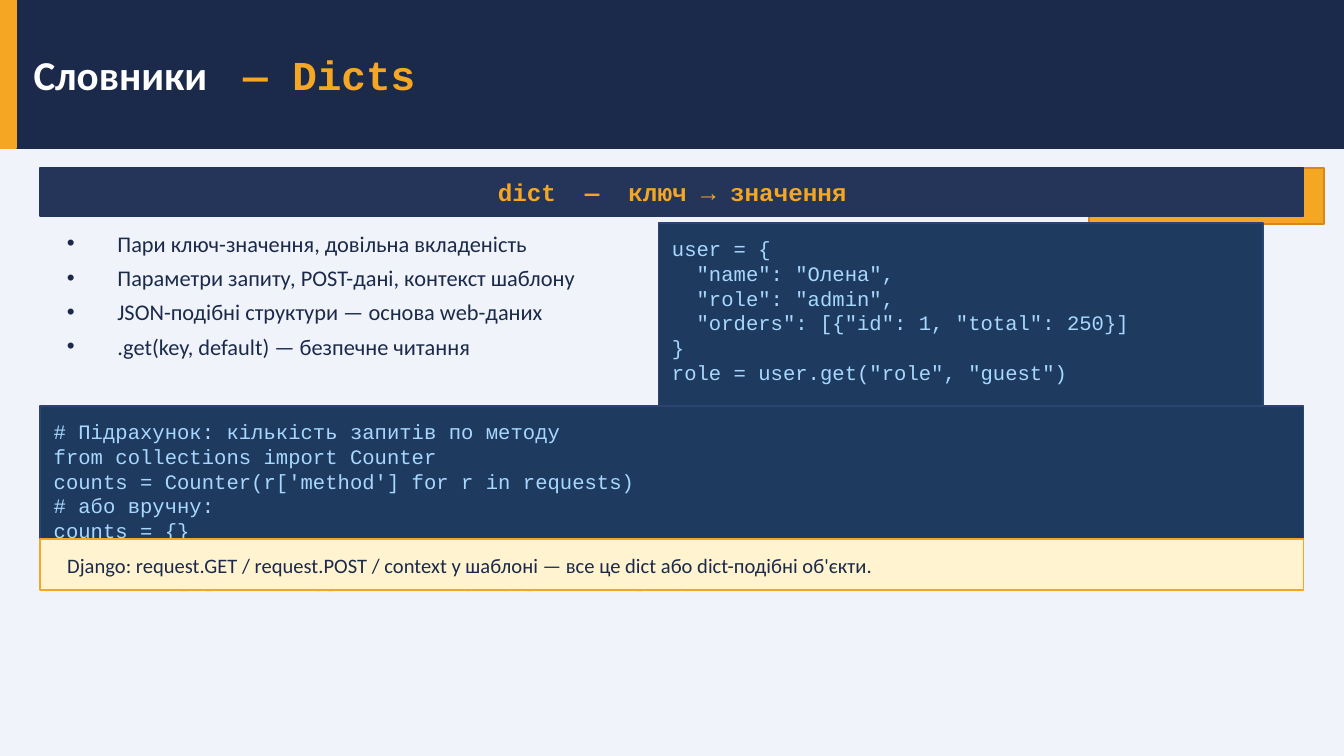
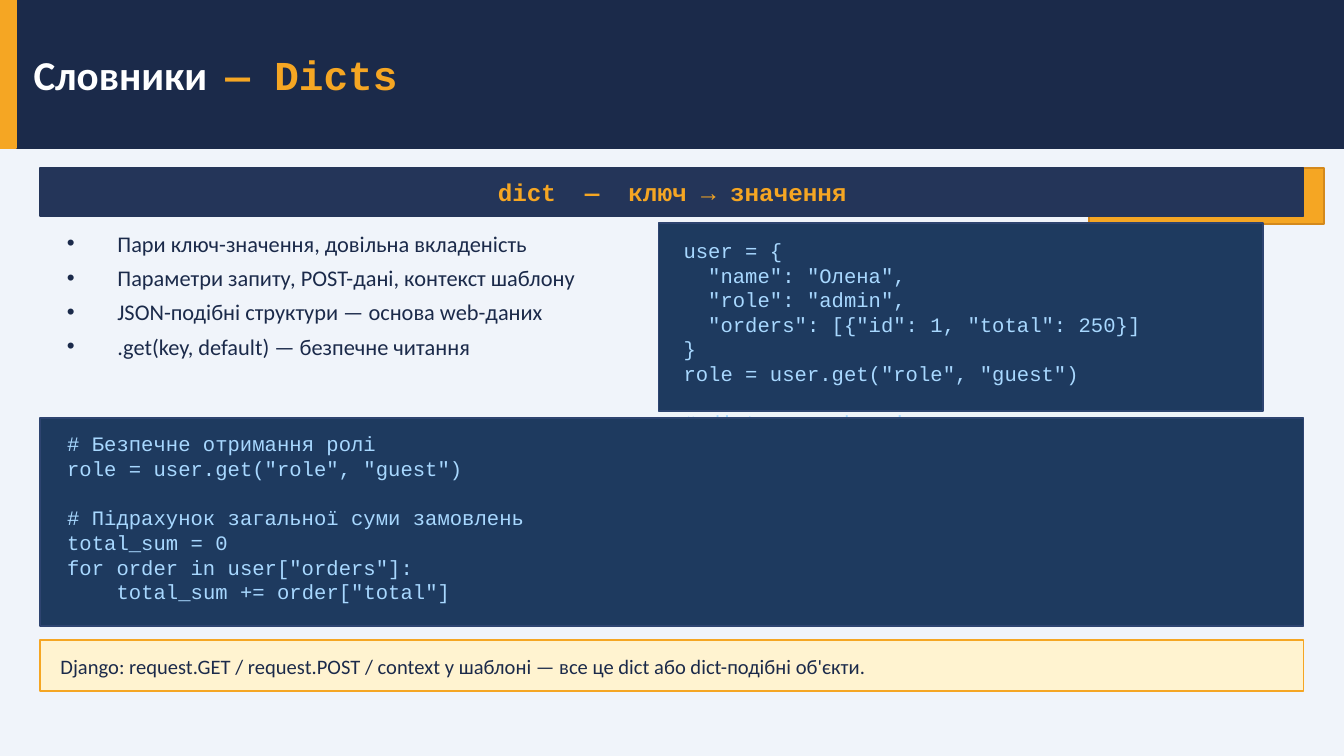
Before and after one commit to dmitriy-shtefan/python-web, a slide deck: slide 9 of заняття_1_python_core/презентація/python_для_web.pptx. Drawn at 1344x756 pixels with LibreOffice and Linux fonts; fonts in the diff are those of the drawing. Boxes give left, top, right and bottom in pixels: in the first picture for what was removed or moved away, otherwise in the second. Text is boxed around its words. In the diff, an @@ line names an element or a change of style, - is before the commit and + after.

```diff
--- a/заняття_1_python_core/презентація/python_для_web.pptx
+++ b/заняття_1_python_core/презентація/python_для_web.pptx
@@ text "Словники — Dicts" rewrapped from bbox=[34, 60, 415, 91] to bbox=[34, 60, 397, 91] @@
@@ text "user = {" rewrapped from bbox=[412, 245, 1129, 489] to bbox=[684, 247, 1141, 417] @@
@@ rectangle: place and size @@
-rectangle at bbox=[40, 406, 1304, 540]
+rectangle at bbox=[40, 418, 1304, 626]
@@ text at bbox=[67, 437, 524, 604]: text changed @@
-# Підрахунок: кількість запитів по методу
-from collections import Counter
-counts = Counter(r['method'] for r in requests)
-# або вручну:
-counts = {}
-for r in requests:
-counts[r['method']] = counts.get(r['method'], 0) + 1
+# Безпечне отримання ролі
+role = user.get("role", "guest")
+# Підрахунок загальної суми замовлень
+total_sum = 0
+for order in user["orders"]:
+total_sum += order["total"]
@@ rectangle: place and size @@
-rectangle at bbox=[40, 539, 1304, 590]
+rectangle at bbox=[40, 640, 1304, 691]
@@ text "Django: request.GET / request.POST / ...": place and size @@
-text "Django: request.GET / request.POST / ..." at bbox=[67, 558, 871, 577]
+text "Django: request.GET / request.POST / ..." at bbox=[60, 659, 865, 678]
```
Also in this commit, not shown: 1 other slide changed, 3 other files.
